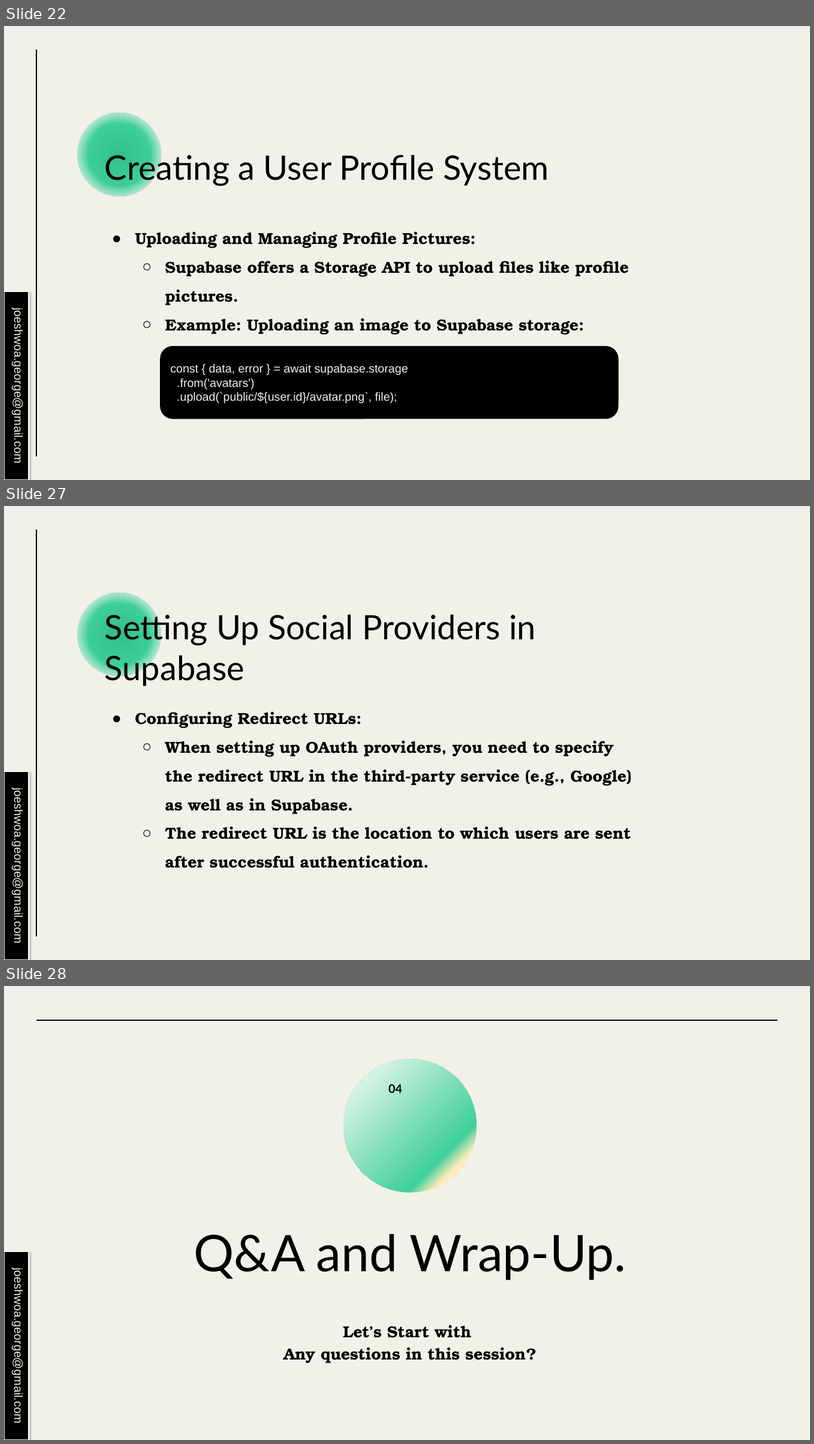
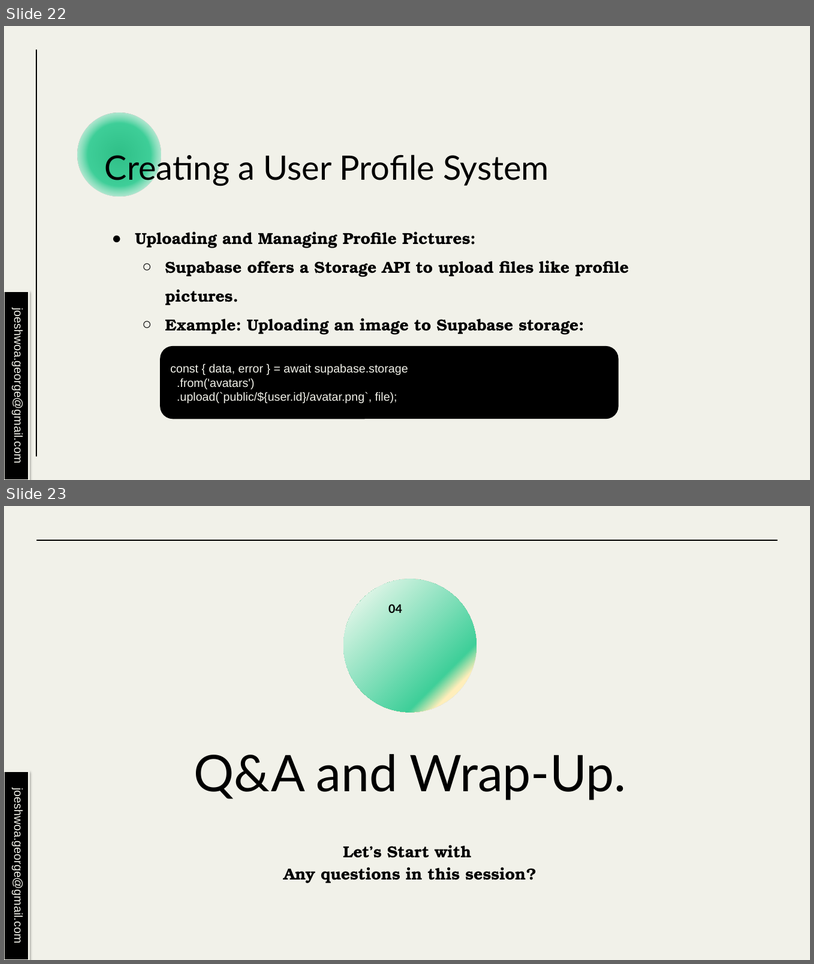
Before and after one commit to joeshwoa/Supabase_course_content, a slide deck: Mastering Supabase Session6.pptx. Shown one above the other, each under a label of ours: slides 22, 27 and 28 before the commit, slides 22 and 23 after it; the slides between them are not shown. The pictures are 814x1444 and 814x964 pixels, drawn with LibreOffice and Linux fonts; fonts in the diff are those of the drawing. Boxes give left, top, right and bottom in pixels: in the first picture for what was removed or moved away, otherwise in the second. Text is boxed around its words. In the diff, an @@ line names an element or a change of style, - is before the commit and + after.

```diff
--- a/Mastering Supabase Session6.pptx
+++ b/Mastering Supabase Session6.pptx
@@ slide 27 removed at box(4, 506, 810, 960), background #F1F1E9; not listed: 1 template element that a slide beside it also shows @@
@@ ellipse removed at box(77, 592, 161, 676) @@
@@ title removed at box(105, 610, 536, 686) @@
-Setting Up Social Providers in Supabase
@@ text removed at box(135, 711, 632, 868) @@
-● Configuring Redirect URLs:
-  ○ When setting up OAuth providers, you need to specify the redirect URL in the third-party service (e.g., Google) as well as in Supabase.
-  ○ The redirect URL is the location to which users are sent after successful authentication.
@@ rectangle removed at box(5, 771, 29, 960) @@
-joeshwoa.george@gmail.com
@@ what was slide 28 is now slide 23 @@
```
Also in this commit, not shown: 1 slide changed, 4 other slides removed, 12 other files.
